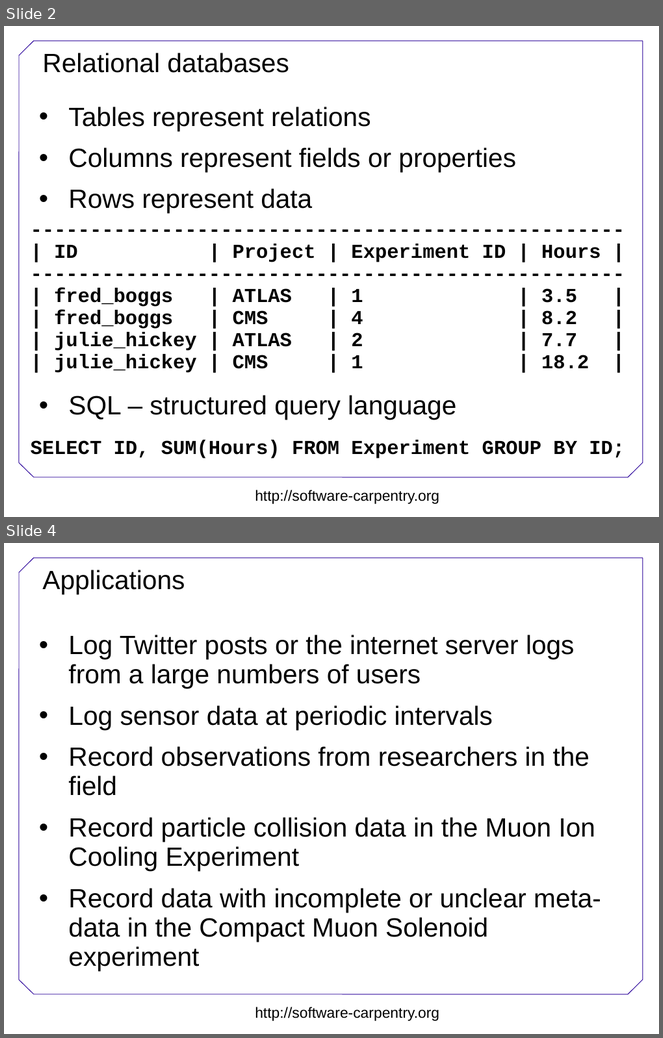
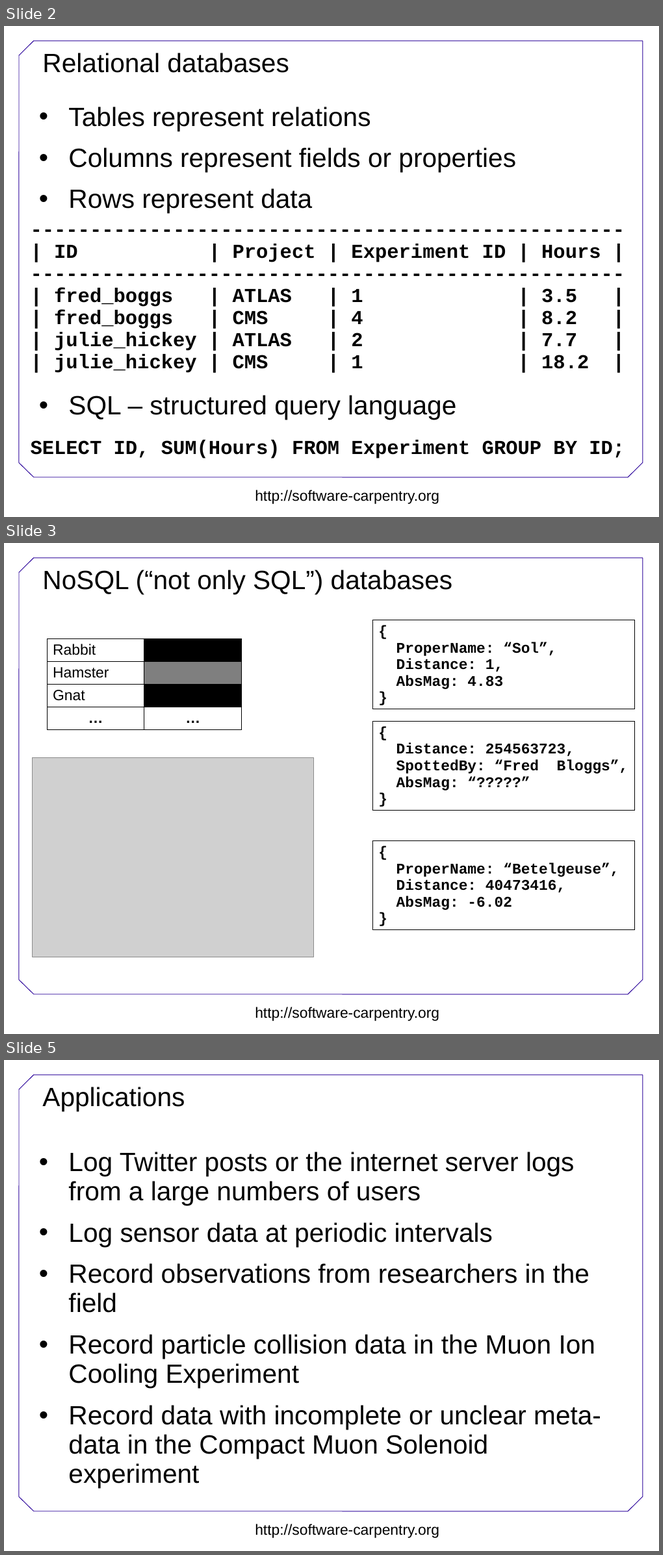
Before and after one commit to swcarpentry/DEPRECATED-boot-camps, a slide deck: data/Data.ppt. Shown one above the other, each under a label of ours: slides 2 and 4 before the commit, slides 2, 3 and 5 after it; the slides between them are not shown. The pictures are 663x1038 and 663x1555 pixels, drawn with LibreOffice and Linux fonts; fonts in the diff are those of the drawing; grey boxes stand for pictures; background and template pictures are left out. Boxes give left, top, right and bottom in pixels: in the first picture for what was removed or moved away, otherwise in the second. Text is boxed around its words. In the diff, an @@ line names an element or a change of style, - is before the commit and + after.

Commit message:
Added images of key-value, document and graph databases

```diff
--- a/data/Data.ppt
+++ b/data/Data.ppt
@@ slide 3 added at box(4, 543, 659, 1034), background #FFFFFF; not listed: 8 template elements that a slide beside it also shows @@
@@ title added at box(42, 570, 452, 594), 32 pt, text #000000 @@
+NoSQL (“not only SQL”) databases
@@ rectangle added at box(373, 620, 634, 709), outline #000000 0.74 pt, 18 pt, text #000000, bold @@
+{
+ProperName: “Sol”,
+Distance: 1,
+AbsMag: 4.83
+}
@@ rectangle added at box(47, 639, 144, 661), outline #000000 0.74 pt, 18 pt, text #000000 @@
+Rabbit
@@ rectangle added at box(144, 639, 242, 661), fill #000000, outline #000000 0.74 pt @@
@@ rectangle added at box(47, 661, 144, 684), outline #000000 0.74 pt, 18 pt, text #000000 @@
+Hamster
@@ rectangle added at box(144, 661, 242, 684), fill #7F7F7F, outline #000000 0.74 pt @@
@@ rectangle added at box(47, 685, 144, 707), outline #000000 0.74 pt, 18 pt, text #000000 @@
+Gnat
@@ rectangle added at box(144, 685, 242, 707), fill #000000, outline #000000 0.74 pt @@
@@ rectangle added at box(47, 707, 144, 730), outline #000000 0.74 pt, 18 pt, text #000000, bold @@
+…
@@ rectangle added at box(144, 707, 242, 730), outline #000000 0.74 pt, 18 pt, text #000000, bold @@
+…
@@ rectangle added at box(373, 721, 634, 811), outline #000000 0.74 pt, 18 pt, text #000000, bold @@
+{
+Distance: 254563723,
+SpottedBy: “Fred Bloggs”,
+AbsMag: “?????”
+}
@@ picture added at box(32, 757, 314, 958) @@
@@ rectangle added at box(373, 841, 634, 930), outline #000000 0.74 pt, 18 pt, text #000000, bold @@
+{
+ProperName: “Betelgeuse”,
+Distance: 40473416,
+AbsMag: -6.02
+}
@@ what was slide 4 is now slide 5 @@
```
Also in this commit, not shown: 1 slide changed.
